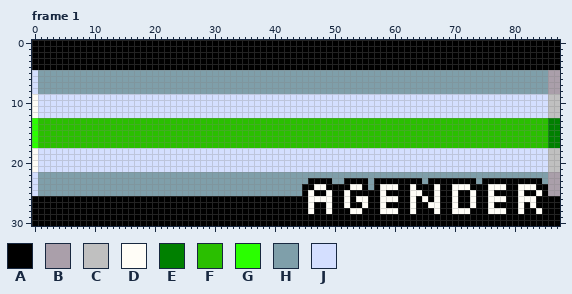
Pixel-art file -- aseprite/pride/badge_agender.aseprite. Above: the version before the commit.
88x31 pixels, 8 frames. Shown: frame 1. The commit also changed other frames, which this record leaves out.
Visible layers, top first: "Text", "Border", "Background".
Palette (. is transparent): A #000000  B #aa9faa  C #c0c0c0  D #fffdf7  E #008000  F #2abf00  G #2aff00  H #7f9faa  J #d4dfff
Pixels before, frame 1, first column x 0:
 0 AAAAAAAAAAAAAAAAAAAAAAAAAAAAAAAAAAAAAAAAAAAAAAAAAAAAAAAAAAAAAAAAAAAAAAAAAAAAAAAAAAAAAAAA
 1 AAAAAAAAAAAAAAAAAAAAAAAAAAAAAAAAAAAAAAAAAAAAAAAAAAAAAAAAAAAAAAAAAAAAAAAAAAAAAAAAAAAAAAAA
 2 AAAAAAAAAAAAAAAAAAAAAAAAAAAAAAAAAAAAAAAAAAAAAAAAAAAAAAAAAAAAAAAAAAAAAAAAAAAAAAAAAAAAAAAA
 3 AAAAAAAAAAAAAAAAAAAAAAAAAAAAAAAAAAAAAAAAAAAAAAAAAAAAAAAAAAAAAAAAAAAAAAAAAAAAAAAAAAAAAAAA
 4 AAAAAAAAAAAAAAAAAAAAAAAAAAAAAAAAAAAAAAAAAAAAAAAAAAAAAAAAAAAAAAAAAAAAAAAAAAAAAAAAAAAAAAAA
 5 JHHHHHHHHHHHHHHHHHHHHHHHHHHHHHHHHHHHHHHHHHHHHHHHHHHHHHHHHHHHHHHHHHHHHHHHHHHHHHHHHHHHHHBB
 6 JHHHHHHHHHHHHHHHHHHHHHHHHHHHHHHHHHHHHHHHHHHHHHHHHHHHHHHHHHHHHHHHHHHHHHHHHHHHHHHHHHHHHHBB
 7 JHHHHHHHHHHHHHHHHHHHHHHHHHHHHHHHHHHHHHHHHHHHHHHHHHHHHHHHHHHHHHHHHHHHHHHHHHHHHHHHHHHHHHBB
 8 JHHHHHHHHHHHHHHHHHHHHHHHHHHHHHHHHHHHHHHHHHHHHHHHHHHHHHHHHHHHHHHHHHHHHHHHHHHHHHHHHHHHHHBB
 9 DJJJJJJJJJJJJJJJJJJJJJJJJJJJJJJJJJJJJJJJJJJJJJJJJJJJJJJJJJJJJJJJJJJJJJJJJJJJJJJJJJJJJJCC
10 DJJJJJJJJJJJJJJJJJJJJJJJJJJJJJJJJJJJJJJJJJJJJJJJJJJJJJJJJJJJJJJJJJJJJJJJJJJJJJJJJJJJJJCC
11 DJJJJJJJJJJJJJJJJJJJJJJJJJJJJJJJJJJJJJJJJJJJJJJJJJJJJJJJJJJJJJJJJJJJJJJJJJJJJJJJJJJJJJCC
12 DJJJJJJJJJJJJJJJJJJJJJJJJJJJJJJJJJJJJJJJJJJJJJJJJJJJJJJJJJJJJJJJJJJJJJJJJJJJJJJJJJJJJJCC
13 GFFFFFFFFFFFFFFFFFFFFFFFFFFFFFFFFFFFFFFFFFFFFFFFFFFFFFFFFFFFFFFFFFFFFFFFFFFFFFFFFFFFFFEE
14 GFFFFFFFFFFFFFFFFFFFFFFFFFFFFFFFFFFFFFFFFFFFFFFFFFFFFFFFFFFFFFFFFFFFFFFFFFFFFFFFFFFFFFEE
15 GFFFFFFFFFFFFFFFFFFFFFFFFFFFFFFFFFFFFFFFFFFFFFFFFFFFFFFFFFFFFFFFFFFFFFFFFFFFFFFFFFFFFFEE
16 GFFFFFFFFFFFFFFFFFFFFFFFFFFFFFFFFFFFFFFFFFFFFFFFFFFFFFFFFFFFFFFFFFFFFFFFFFFFFFFFFFFFFFEE
17 GFFFFFFFFFFFFFFFFFFFFFFFFFFFFFFFFFFFFFFFFFFFFFFFFFFFFFFFFFFFFFFFFFFFFFFFFFFFFFFFFFFFFFEE
18 DJJJJJJJJJJJJJJJJJJJJJJJJJJJJJJJJJJJJJJJJJJJJJJJJJJJJJJJJJJJJJJJJJJJJJJJJJJJJJJJJJJJJJCC
19 DJJJJJJJJJJJJJJJJJJJJJJJJJJJJJJJJJJJJJJJJJJJJJJJJJJJJJJJJJJJJJJJJJJJJJJJJJJJJJJJJJJJJJCC
20 DJJJJJJJJJJJJJJJJJJJJJJJJJJJJJJJJJJJJJJJJJJJJJJJJJJJJJJJJJJJJJJJJJJJJJJJJJJJJJJJJJJJJJCC
21 DJJJJJJJJJJJJJJJJJJJJJJJJJJJJJJJJJJJJJJJJJJJJJJJJJJJJJJJJJJJJJJJJJJJJJJJJJJJJJJJJJJJJJCC
22 JHHHHHHHHHHHHHHHHHHHHHHHHHHHHHHHHHHHHHHHHHHHHHHHHHHHHHHHHHHHHHHHHHHHHHHHHHHHHHHHHHHHHHBB
23 JHHHHHHHHHHHHHHHHHHHHHHHHHHHHHHHHHHHHHHHHHHHHHAAAAHHAAAAHAAAAAAAAHAAAAAAAAHAAAAAAAAAAHBB
24 JHHHHHHHHHHHHHHHHHHHHHHHHHHHHHHHHHHHHHHHHHHHHAADDAAAADDAHADDDAADAAADAADDDAAADDDAADDDAABB
25 JHHHHHHHHHHHHHHHHHHHHHHHHHHHHHHHHHHHHHHHHHHHHADAADAADAAAAADAAAADDAADAADAADAADAAAADAADABB
26 AAAAAAAAAAAAAAAAAAAAAAAAAAAAAAAAAAAAAAAAAAAAAADDDDAADADDAADDDAADADADAADAADAADDDAADDDAAAA
27 AAAAAAAAAAAAAAAAAAAAAAAAAAAAAAAAAAAAAAAAAAAAAADAADAADAADAADAAAADAADDAADAADAADAAAADADAAAA
28 AAAAAAAAAAAAAAAAAAAAAAAAAAAAAAAAAAAAAAAAAAAAAADAADAAADDAAADDDAADAAADAADDDAAADDDAADAADAAA
29 AAAAAAAAAAAAAAAAAAAAAAAAAAAAAAAAAAAAAAAAAAAAAAAAAAAAAAAAAAAAAAAAAAAAAAAAAAAAAAAAAAAAAAAA
30 AAAAAAAAAAAAAAAAAAAAAAAAAAAAAAAAAAAAAAAAAAAAAAAAAAAAAAAAAAAAAAAAAAAAAAAAAAAAAAAAAAAAAAAA
New version:
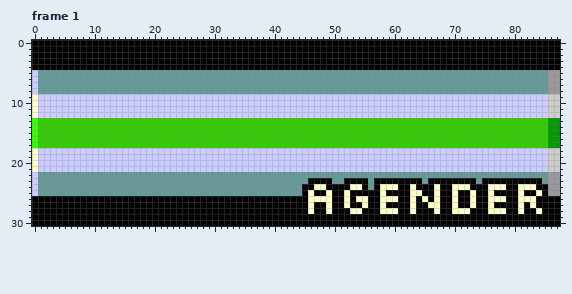
Difference:
Colour B changes from #aa9faa to #999999.
Colour C changes from #c0c0c0 to #cccccc.
Colour D changes from #fffdf7 to #ffffcc.
Colour E changes from #008000 to #009900.
Colour F changes from #2abf00 to #33cc00.
Colour G changes from #2aff00 to #33ff00.
Colour H changes from #7f9faa to #669999.
Colour J changes from #d4dfff to #ccccff.
Pixel boxes of the changes (left, top, right, bottom) in both pictures:
changed: (32, 70, 560, 214)
